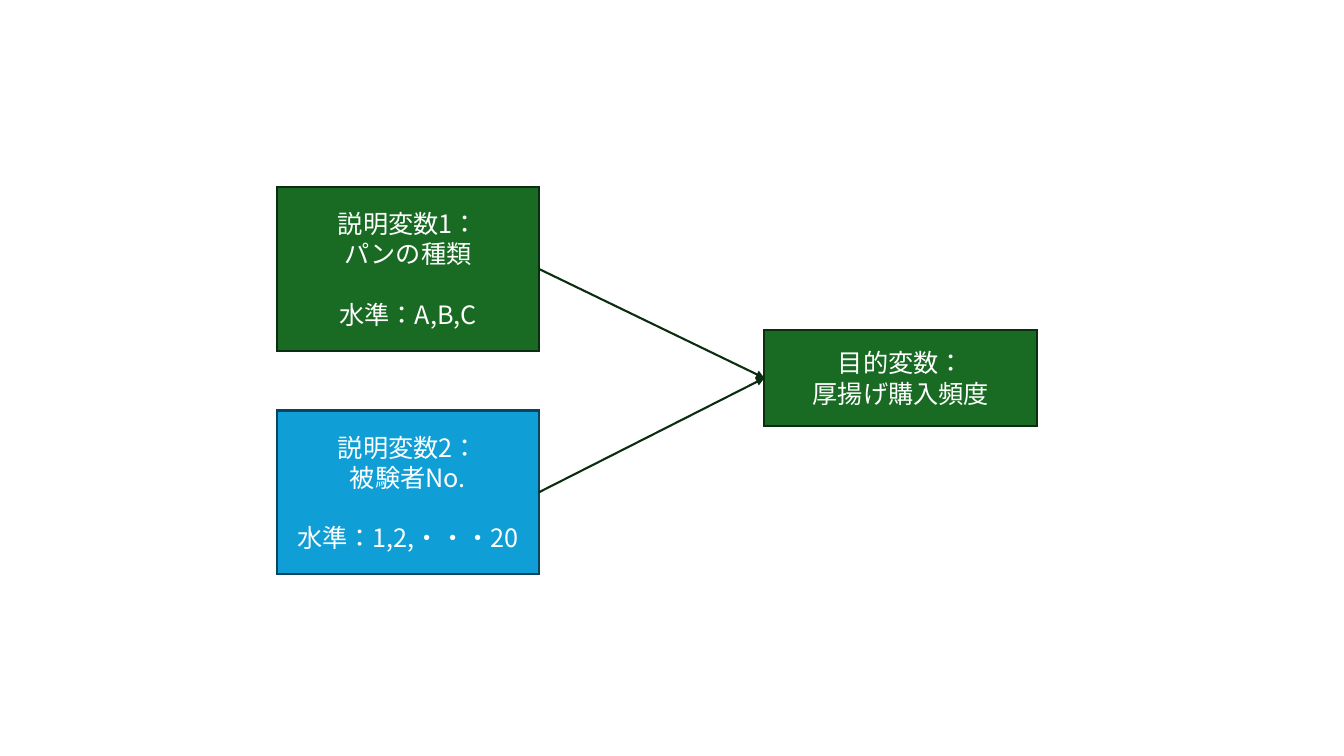
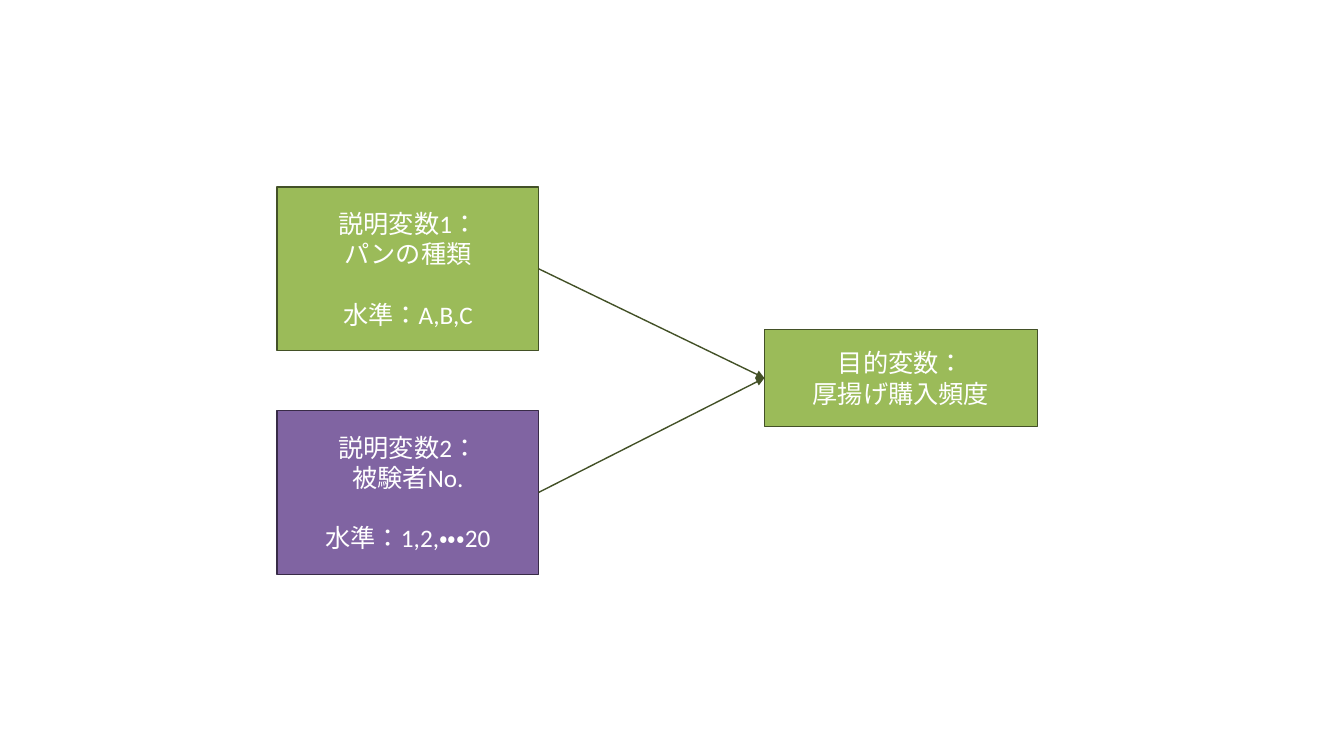
Before and after one commit to b-fujino/RLessonText, a slide deck: slide 6 of Img/AnovaModeling.pptx (slide 5 before the commit). Drawn at 1344x756 pixels with LibreOffice and Linux fonts; fonts in the diff are those of the drawing. Boxes give left, top, right and bottom in pixels: in the first picture for what was removed or moved away, otherwise in the second. Text is boxed around its words. In the diff, an @@ line names an element or a change of style, - is before the commit and + after.

```diff
--- a/Img/AnovaModeling.pptx
+++ b/Img/AnovaModeling.pptx
@@ rectangle "説明変数1： パンの種類" at [277,187,538,350]: font Noto Sans CJK JP to Calibri; fill #196B24 to #9BBB59; outline #0B2F10 1.5 pt to #445227 1 pt @@
@@ arrow (538, 269) - (764, 378): stroke #0B2F10 1.5 pt to #445227 1 pt @@
@@ rectangle "目的変数：" at [764,330,1037,426]: font Noto Sans CJK JP to Calibri; fill #196B24 to #9BBB59; outline #0B2F10 1.5 pt to #445227 1 pt @@
@@ arrow (538, 493) - (764, 378): stroke #0B2F10 1.5 pt to #445227 1 pt @@
@@ rectangle "説明変数2： 被験者No." at [277,410,538,574]: font Noto Sans CJK JP to Calibri; fill #0F9ED5 to #8064A2; outline #07455D 1.5 pt to #382C47 1 pt @@
```
Also in this commit, not shown: 14 other slides changed, 1 slide added, 7 other files.
